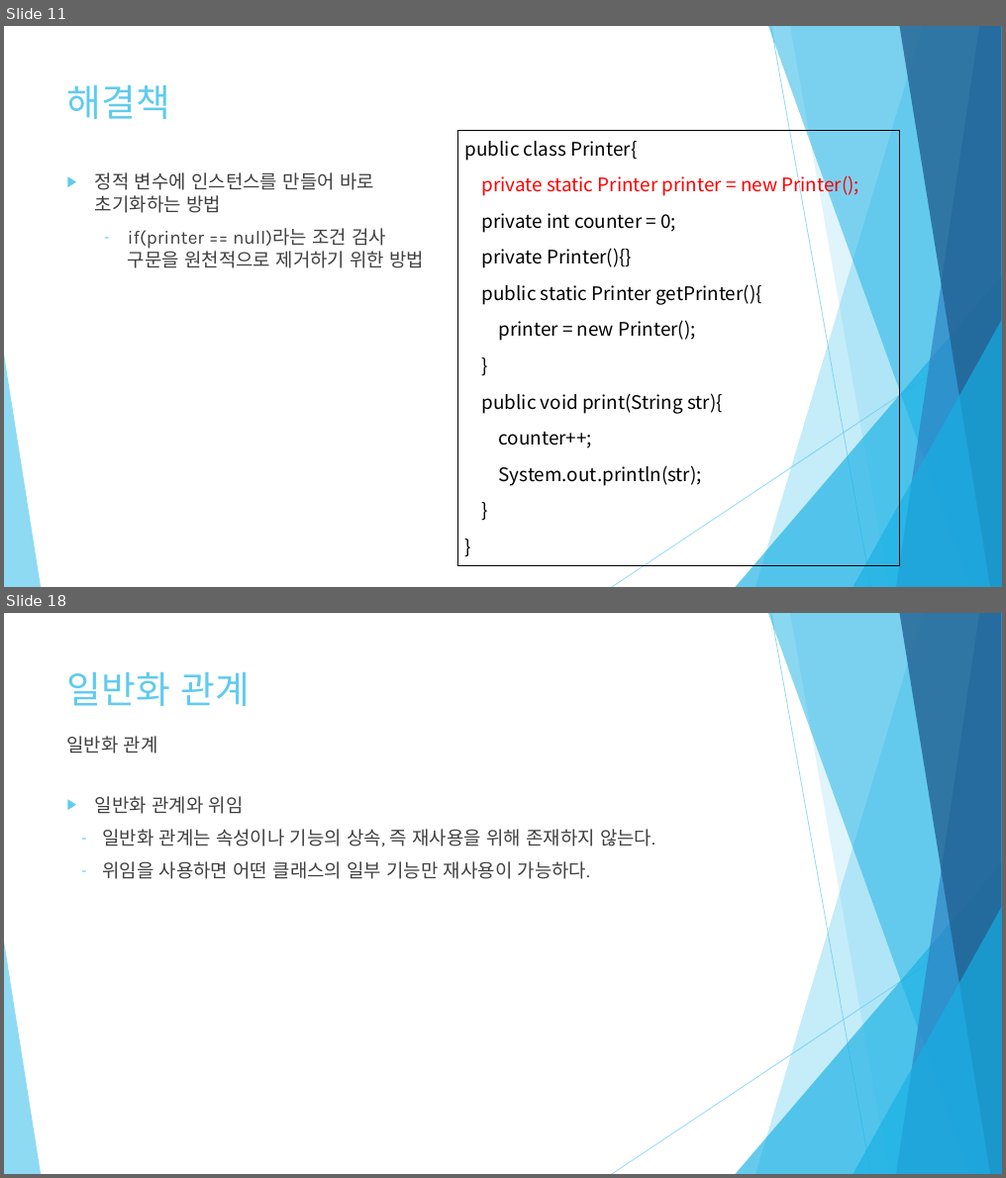
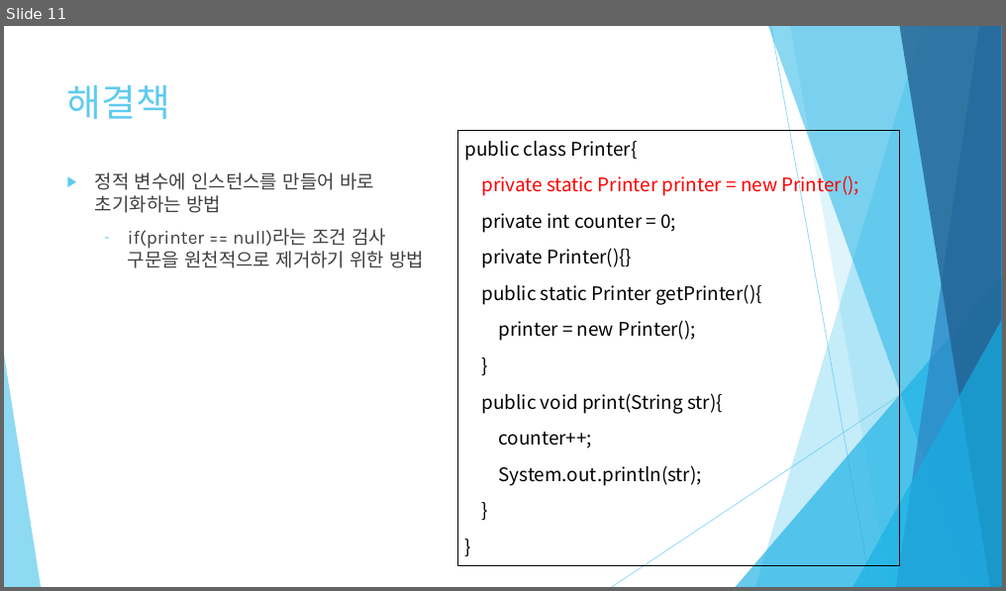
Before and after one commit to y3s-study/design-pattern, a slide deck: Chap6/JAVA 객체 지향 디자인 패턴 6장.pptx. Shown one above the other, each under a label of ours: slides 11 and 18 before the commit, slide 11 after it; the slides between them are not shown. The pictures are 1006x1178 and 1006x591 pixels, drawn with LibreOffice and Linux fonts; fonts in the diff are those of the drawing. Boxes give left, top, right and bottom in pixels: in the first picture for what was removed or moved away, otherwise in the second. Text is boxed around its words. In the diff, an @@ line names an element or a change of style, - is before the commit and + after.

```diff
--- a/Chap6/JAVA 객체 지향 디자인 패턴 6장.pptx
+++ b/Chap6/JAVA 객체 지향 디자인 패턴 6장.pptx
@@ slide 18 removed at box(4, 613, 1002, 1174), background #FFFFFF; not listed: 10 template elements that a slide beside it also shows @@
@@ title removed at box(67, 672, 250, 706) @@
-일반화 관계
@@ text removed at box(67, 736, 158, 754) @@
-일반화 관계
@@ text removed at box(95, 796, 655, 879) @@
-▶ 일반화 관계와 위임
-– 일반화 관계는 속성이나 기능의 상속, 즉 재사용을 위해 존재하지 않는다.
-– 위임을 사용하면 어떤 클래스의 일부 기능만 재사용이 가능하다.
```
Also in this commit, not shown: 2 slides changed, 5 slides added, 16 other slides removed.
